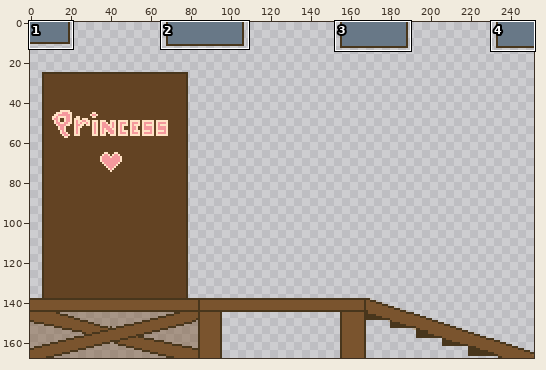
File history of a sprite sheet, castle_game/textures/princess.png. Above, an overview of the earlier version with the close-up marked.
Close-up. Before:
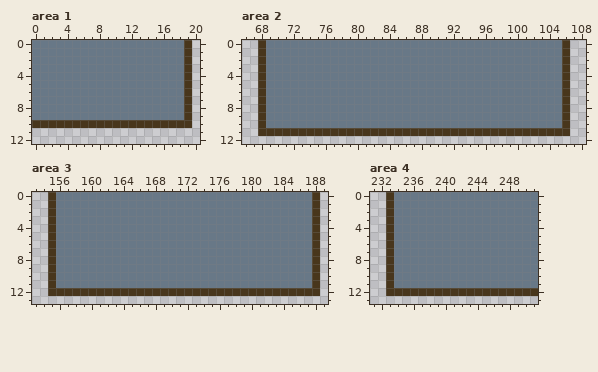
The file is 252x168 pixels. Pixels under 10% opacity are left out. Colours within 5 levels of each other are drawn and written as one. Shown: area 1: x 0..20, y 0..12; area 2: x 66..108, y 0..12; area 3: x 153..189, y 0..13; area 4: x 231..251, y 0..13. The commit also changed other parts of the picture, which this record leaves out.
Now the later version:
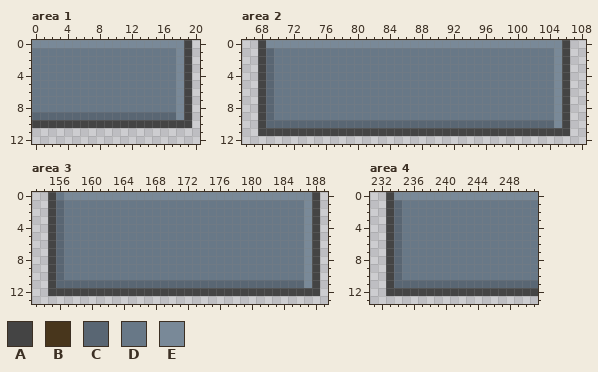
Palette (. is transparent): A #444444  B #48361c  C #596673  D #687887  E #798998
Diff:
Area 1:
Colour B becomes colour A in rows 0 to 9 at x 19; in row 10 at x 0 to 19.
Colour D becomes colour C in row 9 at x 0 to 17.
Colour D becomes colour E in row 0 at x 0 to 18; in rows 1 to 9 at x 18.
Area 2:
Colour B becomes colour A in rows 0 to 10 at x 68 and 106; in row 11 at x 68 to 106.
Colour D becomes colour C in rows 1 to 9 at x 69; in row 10 at x 69 to 104.
Colour D becomes colour E in row 0 at x 69 to 105; in rows 1 to 10 at x 105.
Area 3:
Colour B becomes colour A in rows 0 to 11 at x 155 and 188; in row 12 at x 155 to 188.
Colour D becomes colour C in rows 1 to 10 at x 156; in row 11 at x 156 to 186.
Colour D becomes colour E in row 0 at x 157 to 187; in rows 1 to 11 at x 187.
Area 4:
Colour B becomes colour A in rows 0 to 11 at x 233; in row 12 at x 233 to 251.
Colour D becomes colour C in rows 1 to 10 at x 234; in row 11 at x 234 to 251.
Colour D becomes colour E in row 0 at x 234 to 251.
Changed places in both close-ups, as pixel boxes (x1, y1, x2, y2):
changed: (32, 40, 192, 128)
changed: (258, 40, 570, 136)
changed: (48, 192, 320, 296)
changed: (386, 192, 538, 296)
